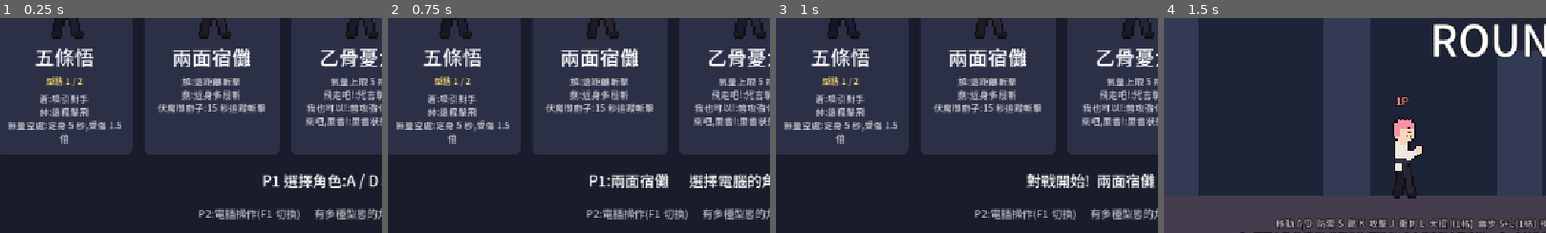
Above: before the commit, frames 1-4 (left to right).
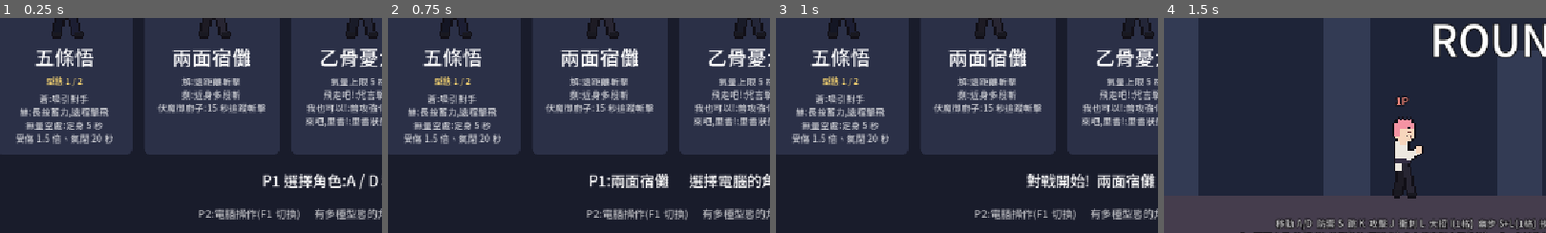
Above: after the commit, the same moments.

Repository: tyboy0407/anifight
Game: Godot game, scene res://scenes/select.tscn
Same seed, same stepped clock (60 frames per second), same inputs: the game is played once before the commit and once after it.
Inputs (mouse positions are % of the whole screen's width and height, from its top left):
- Up to frame 1 (0.25 s): no input
- Up to frame 2 (0.75 s): tap Enter (ui_accept) at 0.5 s; move the mouse to (72, 45) at 0.52 s; hold D from 0.53 s (still down); tap J at 0.6 s; click (72, 45) at 0.67 s
- Up to frame 3 (1 s): keep holding D; tap Enter (ui_accept) at 0.77 s
- Up to frame 4 (1.5 s): keep holding D; move the mouse to (30, 55) at 1.27 s; tap K at 1.35 s; click (30, 55) at 1.42 s
The pictures show only the part of the screen within x 3-53%, y 45-95%; the shares and areas given below are measured in that part.

The runs differ from the first frame. In frame 1, 2.1% of the frame differs, in the area x 2-32%, y 41-59%; in frame 2, 2.1%; in frame 3, 2.1%; in frame 4, nothing differs.

Commit message:
Rework Gojo's Blue, Red and Unlimited Void
- Blue: larger, semi-transparent orb that lasts 2 seconds longer.
  The cooldown grows by the same amount so it cannot be chained
  without a gap.
- Red: hold the button to gather the orb in front for up to 2.5
  seconds; it grows and hits harder the longer it is held, and fires
  on release. A tap fires the same Red as before.
- Unlimited Void: a stunned opponent is also energy-sealed for 20
  seconds and cannot gain energy by any means, though they can still
  spend what they have.
- The CPU charges Red when the opponent is far away or stunned.

Co-Authored-By: Claude Fable 5.2 <noreply@anthropic.com>

Diff:
--- a/scripts/characters/gojo.gd
+++ b/scripts/characters/gojo.gd
@@ -3,36 +3,44 @@
 ## 以五條悟為藍本的角色。
 ## 蒼(skill):在前方生成吸引點,把對手拉過去並造成多段小傷害。不耗氣,有冷卻。
 ## 赫(上 + skill):向前射出排斥彈,命中造成大傷害並擊飛。耗 1 格氣。
-## 領域展開・無量空處(下 + special):定身對手 5 秒,期間對手受到的傷害變成 1.5 倍。
-##   耗 3 格氣,取代通用超必殺。
+##   按住可以凝聚最多 2.5 秒,球體越大、傷害越高;放開就射出。
+## 領域展開・無量空處(下 + special):定身對手 5 秒,期間對手受到的傷害變成 1.5 倍,
+##   並讓對手「氣閉」20 秒(無法累積氣量)。耗 3 格氣,取代通用超必殺。
 
 # 蒼
-const BLUE_COOLDOWN := 2.0
+const BLUE_COOLDOWN := 4.0  # 從出招算起;比吸引點的持續時間長,所以不能無縫連放
 const BLUE_CAST := 0.45
 const BLUE_RELEASE := 0.20
 const BLUE_OFFSET := Vector2(240, -60)
-const BLUE_DURATION := 0.9
+const BLUE_DURATION := 2.9
 const BLUE_RANGE := 430.0
 const BLUE_PULL_SPEED := 430.0
 const BLUE_TICK := 0.2
 const BLUE_HIT_RADIUS := 80.0
-const BLUE_SIZE := 64.0
+const BLUE_SIZE := 96.0
 const BLUE_COLOR := Color(0.3, 0.55, 1.0)
-# 赫
+# 赫:按住凝聚,放開(或凝聚到上限)射出。點一下就是最小的赫。
 const RED_COST := 100
-const RED_CAST := 0.50
-const RED_RELEASE := 0.28
+const RED_RELEASE := 0.28      # 抬手到最快能射出的時間
+const RED_CHARGE_MAX := 2.5    # 最多凝聚幾秒(從抬手算起)
+const RED_RECOVERY := 0.22     # 射出後的收招時間
 const RED_OFFSET := Vector2(50, -60)
 const RED_SPEED := 950.0
 const RED_LIFETIME := 0.9
 const RED_SIZE := 56.0
+const RED_SIZE_MAX := 130.0
+const RED_DAMAGE := 180
+const RED_DAMAGE_MAX := 400
 const RED_COLOR := Color(1.0, 0.25, 0.25)
+const AI_CHARGE_DISTANCE := 380.0  # 電腦:離對手超過這個距離才會凝聚
+const AI_CHARGE_MAX := 1.2         # 電腦:平常最多凝聚幾秒
 # 領域展開
 const DOMAIN_CAST := 0.90
 const DOMAIN_RELEASE := 0.55
 const DOMAIN_STUN := 5.0
 const DOMAIN_DAMAGE := 120
 const DOMAIN_VULNERABILITY := 1.5  # 定身期間對手受到的傷害倍率
+const DOMAIN_SEAL := 20.0          # 中招後「氣閉」幾秒:期間無法累積氣量
 const DOMAIN_FADE := 0.25
 
 var _blue_cooldown := 0.0
@@ -42,6 +50,9 @@
 var _blue_node: ColorRect
 var _blue_move: AttackData
 
+var _red_charging := false
+var _red_charge_time := 0.0
+var _red_size := RED_SIZE
 var _red_time := 0.0
 var _red_direction := 1
 var _red_node: ColorRect
@@ -56,7 +67,7 @@
 	super()
 	_blue_move = AttackData.make(25, 0.0, 0.0, 0.0, Vector2.ZERO, Vector2.ZERO, Vector2.ZERO, 0.28, false, 0.0)
 	_blue_move.builds_energy = false
-	_red_move = AttackData.make(180, 0.0, 0.0, 0.0, Vector2.ZERO, Vector2.ZERO, Vector2(750, -500), 0.0, true, 0.0)
+	_red_move = AttackData.make(RED_DAMAGE, 0.0, 0.0, 0.0, Vector2.ZERO, Vector2.ZERO, Vector2(750, -500), 0.0, true, 0.0)
 	_red_move.builds_energy = false
 
 
@@ -72,13 +83,14 @@
 	super(delta)
 	_blue_cooldown = maxf(_blue_cooldown - delta, 0.0)
 	_tick_blue(delta)
+	_tick_red_charge(delta)
 	_tick_red(delta)
 
 
 func _try_character_actions() -> bool:
 	if _skill2_pressed():
 		if _spend_energy(RED_COST):
-			_start_cast(RED_CAST, RED_RELEASE, _release_red)
+			_start_red_charge()
 			return true
 		return false
 	if _skill1_pressed() and _blue_cooldown <= 0.0:
@@ -92,6 +104,17 @@
 	_start_cast(DOMAIN_CAST, DOMAIN_RELEASE, _release_domain)
 
 
+## 電腦操作時赫要凝聚多久:對手被定身就凝聚到滿,離得遠就隨意凝聚一下,近身直接射。
+func ai_skill2_hold() -> float:
+	if opponent == null:
+		return 0.0
+	if opponent.state == State.STUNNED:
+		return RED_CHARGE_MAX
+	if absf(opponent.global_position.x - global_position.x) > AI_CHARGE_DISTANCE:
+		return randf_range(RED_RELEASE, AI_CHARGE_MAX)
+	return 0.0
+
+
 # ---------- 蒼 ----------
 
 func _release_blue() -> void:
@@ -100,7 +123,8 @@
 	_blue_position.x = clampf(_blue_position.x, arena_min_x, arena_max_x)
 	_blue_time = BLUE_DURATION
 	_blue_tick = 0.0
-	_blue_node = _make_orb(BLUE_SIZE, BLUE_COLOR, _blue_position)
+	# 球體比角色大,畫成半透明才看得到被吸進去的對手
+	_blue_node = _make_orb(BLUE_SIZE, Color(BLUE_COLOR, 0.7), _blue_position)
 	_callout("蒼", BLUE_COLOR)
 
 
@@ -136,12 +160,57 @@
 
 # ---------- 赫 ----------
 
-func _release_red() -> void:
+## 開始凝聚:紅色球體出現在身前,按住期間越來越大。
+func _start_red_charge() -> void:
 	_clear_red()
+	# 施法時間先設成放不完,射出時才改成「現在 + 收招時間」。
+	_start_cast(RED_CHARGE_MAX + RED_RECOVERY + 1.0, INF, Callable())
+	_red_charging = true
+	_red_charge_time = 0.0
+	_red_node = _make_orb(RED_SIZE, RED_COLOR, global_position)
+	_resize_red(RED_SIZE * 0.3)
+
+
+func _tick_red_charge(delta: float) -> void:
+	if not _red_charging:
+		return
+	if state != State.CAST:
+		_clear_red()  # 凝聚途中被打斷
+		return
+	_red_charge_time += delta
+	# 抬手期間球體長到基本大小;之後才算凝聚,越久越大、傷害越高。
+	var charge := clampf(inverse_lerp(RED_RELEASE, RED_CHARGE_MAX, _red_charge_time), 0.0, 1.0)
+	if _red_charge_time < RED_RELEASE:
+		_resize_red(RED_SIZE * lerpf(0.3, 1.0, _red_charge_time / RED_RELEASE))
+	else:
+		_resize_red(lerpf(RED_SIZE, RED_SIZE_MAX, charge))
+	_red_node.color = RED_COLOR.lightened(0.3 * charge)
+
+	var holding := _held("skill2") or _held("skill")
+	if _red_charge_time >= RED_CHARGE_MAX or (_red_charge_time >= RED_RELEASE and not holding):
+		_fire_red(charge)
+
+
+## 把凝聚好的球體射出去。charge 是 0~1 的凝聚程度。
+func _fire_red(charge: float) -> void:
+	_red_charging = false
+	_red_move.damage = int(round(lerpf(RED_DAMAGE, RED_DAMAGE_MAX, charge)))
 	_red_direction = facing
 	_red_time = RED_LIFETIME
-	_red_node = _make_orb(RED_SIZE, RED_COLOR, global_position + Vector2(RED_OFFSET.x * facing, RED_OFFSET.y))
+	_cast_fired = true
+	_cast_duration = _state_time + RED_RECOVERY
 	_callout("赫", RED_COLOR)
+
+
+## 調整凝聚中的球體大小。球體靠近自己的那一側固定不動,變大時往前、往上長。
+func _resize_red(orb_size: float) -> void:
+	_red_size = orb_size
+	var center := global_position + Vector2(
+			(RED_OFFSET.x + (orb_size - RED_SIZE) / 2.0) * facing,
+			minf(RED_OFFSET.y, -orb_size / 2.0 - 4.0))
+	_red_node.size = Vector2(orb_size, orb_size)
+	_red_node.pivot_offset = _red_node.size / 2.0
+	_red_node.position = center - _red_node.size / 2.0
 
 
 func _tick_red(delta: float) -> void:
@@ -153,7 +222,7 @@
 
 	if opponent != null and not opponent.is_invulnerable():
 		var target_center := opponent.global_position + Vector2(0, -BODY_SIZE.y / 2.0)
-		var reach := Vector2(RED_SIZE + BODY_SIZE.x, RED_SIZE + BODY_SIZE.y) / 2.0
+		var reach := Vector2(_red_size + BODY_SIZE.x, _red_size + BODY_SIZE.y) / 2.0
 		if absf(target_center.x - center.x) <= reach.x and absf(target_center.y - center.y) <= reach.y:
 			opponent.take_hit(_red_move, self)
 			_clear_red()
@@ -164,6 +233,7 @@
 
 
 func _clear_red() -> void:
+	_red_charging = false
 	_red_time = 0.0
 	if is_instance_valid(_red_node):
 		_red_node.queue_free()
@@ -177,6 +247,8 @@
 	_domain_node = _make_domain_effect()
 	if opponent != null:
 		opponent.stun(DOMAIN_STUN, DOMAIN_DAMAGE, DOMAIN_VULNERABILITY)
+		if opponent.state == State.STUNNED:
+			opponent.seal_energy(DOMAIN_SEAL)
 
 
 func _make_domain_effect() -> Node2D:
--- a/scripts/cpu_controller.gd
+++ b/scripts/cpu_controller.gd
@@ -97,7 +97,7 @@
 	if distance > FAR:
 		if roll < 0.2 and me.energy >= Fighter.SPECIAL_COST and distance <= me.ai_skill2_range():
 			_press("up", 0.12)
-			_press("skill", TAP)
+			_press("skill", maxf(TAP, me.ai_skill2_hold()))
 		elif roll < 0.5 and distance <= me.ai_skill_range():
 			_press("skill", TAP)
 		elif roll < 0.6:
@@ -121,7 +121,7 @@
 		elif roll < 0.6 and me.energy >= Fighter.SPECIAL_COST:
 			# 上 + 技能:近身型技能(例如捌)在這個距離才放得出來
 			_press("up", 0.12)
-			_press("skill", TAP)
+			_press("skill", maxf(TAP, me.ai_skill2_hold()))
 		elif roll < 0.68 and me.energy >= Fighter.SPECIAL_COST + me.ai_energy_reserve():
 			_press("special", TAP)
 		elif roll < 0.75 and me.energy >= me.super_cost():
--- a/scripts/fighter.gd
+++ b/scripts/fighter.gd
@@ -85,6 +85,8 @@
 var _dash_dir := 1
 var _stun_time := 0.0
 var _stun_damage_scale := 1.0
+var _energy_seal_time := 0.0
+var _seal_label: Label
 var _move: AttackData
 var _combo_step := 0  # 地面連段的第幾段;-1 代表空中攻擊
 var _combo_queued := false
@@ -151,6 +153,8 @@
 	facing = spawn_facing
 	health = max_health
 	_dash_cooldown = 0.0
+	_energy_seal_time = 0.0
+	_update_seal_label()
 	_set_hitbox(false)
 	_end_combo()
 	_set_state(State.IDLE, true)
@@ -162,6 +166,7 @@
 func _physics_process(delta: float) -> void:
 	_state_time += delta
 	_dash_cooldown = maxf(_dash_cooldown - delta, 0.0)
+	_tick_energy_seal(delta)
 	if state != State.DASH:
 		velocity.y += GRAVITY * delta
 
@@ -426,6 +431,11 @@
 	velocity.x = 0.0
 	_stun_time = duration
 	_set_state(State.HITSTUN, true)
+
+
+## 給電腦對手的提示:技能二要按住幾秒(可以蓄力的招式用)。預設點一下就好。
+func ai_skill2_hold() -> float:
+	return 0.0
 
 
 ## 給電腦對手的提示:這個角色放出、即將落在場上的範圍攻擊,讓電腦知道要閃。
@@ -664,7 +674,43 @@
 
 
 func add_energy(amount: int) -> void:
+	if amount > 0 and energy_sealed():
+		return
 	_set_energy(energy + amount)
+
+
+## 氣閉:這段時間內無法以任何方式累積氣量;已經有的氣照常可以使用。
+func seal_energy(duration: float) -> void:
+	_energy_seal_time = maxf(_energy_seal_time, duration)
+	if _seal_label == null:
+		_seal_label = Label.new()
+		_seal_label.mouse_filter = Control.MOUSE_FILTER_IGNORE
+		_seal_label.horizontal_alignment = HORIZONTAL_ALIGNMENT_CENTER
+		_seal_label.add_theme_font_size_override("font_size", 14)
+		_seal_label.add_theme_color_override("font_color", Color(0.78, 0.74, 0.92))
+		_seal_label.add_theme_color_override("font_outline_color", Color.BLACK)
+		_seal_label.add_theme_constant_override("outline_size", 5)
+		_seal_label.size = Vector2(240, 20)
+		# 放在各角色自己的狀態文字上面一行
+		_seal_label.position = Vector2(-120, -BODY_SIZE.y - 86)
+		add_child(_seal_label)
+	_update_seal_label()
+
+
+func energy_sealed() -> bool:
+	return _energy_seal_time > 0.0
+
+
+func _tick_energy_seal(delta: float) -> void:
+	if _energy_seal_time <= 0.0:
+		return
+	_energy_seal_time = maxf(_energy_seal_time - delta, 0.0)
+	_update_seal_label()
+
+
+func _update_seal_label() -> void:
+	if _seal_label != null:
+		_seal_label.text = "氣閉 %d" % ceili(_energy_seal_time) if energy_sealed() else ""
 
 
 func _set_energy(value: int) -> void:
--- a/scripts/game_state.gd
+++ b/scripts/game_state.gd
@@ -14,7 +14,7 @@
 		"sprites": "res://assets/characters/gojo",
 		"hair": Color(0.95, 0.96, 1.0),
 		"skills": ["蒼", "赫(1格)", "無量空處(3格)"],
-		"summary": "蒼:吸引對手\n赫:遠程擊飛\n無量空處:定身 5 秒,受傷 1.5 倍",
+		"summary": "蒼:吸引對手\n赫:長按蓄力,遠程擊飛\n無量空處:定身 5 秒\n受傷 1.5 倍、氣閉 20 秒",
 		# 同一個角色的其他時期 / 型態。選角畫面長按角色卡片可以切換。
 		"forms": [
 			{
Binary file changed: assets/fonts/NotoSansTC-subset.ttf
